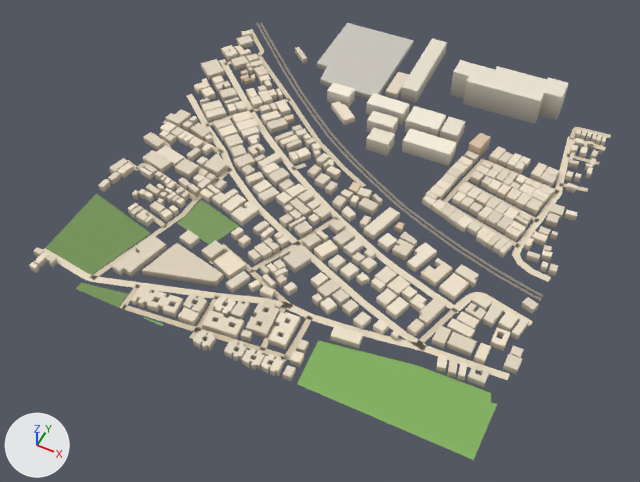
What one commit did to the glTF model public/assets/bengaluru-region-v1/tiles/t7_3-l1.glb.
The view is the same before and after, from a 50 mm lens placed at (4049.0, 1097.0, 720.0), pointed at (3746.0, 1703.0, -37.0). The lights are fixed; the arrows at lower left show +X, +Y and +Z. The picture after the commit comes second. Vertices at exactly the same position are counted once.

In view in the first picture: 'building', 'ground'.
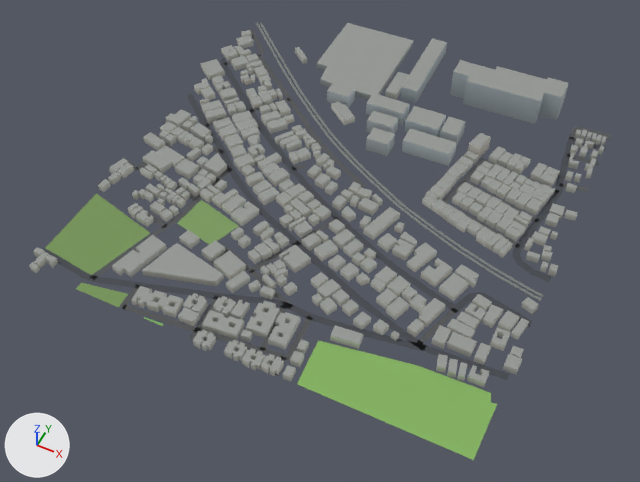
Changed parts and their boxes [x1, y1, x2, y2] in the pictures (640 x 482 px; the box of a moved part takes in the faces that stretch with it):
part 1 of me_building, recoloured (darker)
    both: [29, 23, 606, 386]
part 2 of me_ground, moved or reshaped
    both: [43, 22, 543, 376]
part 3 of me_ground, moved or reshaped
    both: [564, 127, 611, 192]
part 4 of me_ground, recoloured
    both: [60, 23, 577, 380]

Edits to the bpy script that builds the scene:
```text
Change me_building:
    used by ob_building; location = (3500.0, 1500.0, 0.0)
    remove me_building.from_pydata(...)  # 3621 vertices, 4715 faces; spans x -16.0..506.0, y -6.0..550.0, z 0.0..36.0
    add me_building.from_pydata(...)  # 3621 vertices, 5804 faces; spans x -16.0..506.0, y -6.0..550.0, z 0.0..36.0
    me_building part 1: 4715 kept faces spanning x -16.0..506.0, y -6.0..550.0, z 0.0..36.0 get new vertex colours
Change me_ground:
    used by ob_ground; location = (3500.0, 1500.0, 0.0)
    remove me_ground.from_pydata(...)  # 665 vertices, 615 faces; spans x -3.0..501.0, y 0.0..501.0, z 1.0
    add me_ground.from_pydata(...)  # 680 vertices, 626 faces; spans x 0.0..500.0, y 0.0..500.0, z 1.0
    me_ground part 2
    13 vertices are removed from x -2.0..501.0, y 146.0..496.0, z 1.0
    35 faces are deleted
    32 vertices move from x -3.0..476.0, y 22.0..501.0, z 1.0 to x 0.0..479.0, y 20.0..500.0, z 1.0
    24 vertices are added at x 0.0..500.0, y 0.0..500.0, z 1.0
    42 new faces join them
    me_ground part 3
    4 vertices are removed from x 461.0..480.0, y 453.0..482.0, z 1.0
    12 faces are deleted
    2 vertices move from x 454.0..464.0, y 453.0..459.0, z 1.0 to x 455.0..463.0, y 452.0..460.0, z 1.0
    8 vertices are added at x 460.0..490.0, y 425.0..484.0, z 1.0
    16 new faces join them
    me_ground part 4: 440 kept faces spanning x 0.0..500.0, y 3.0..500.0, z 1.0 get new vertex colours; the middle colour goes from beige #e9dcc3 to dark grey #45494f
```
